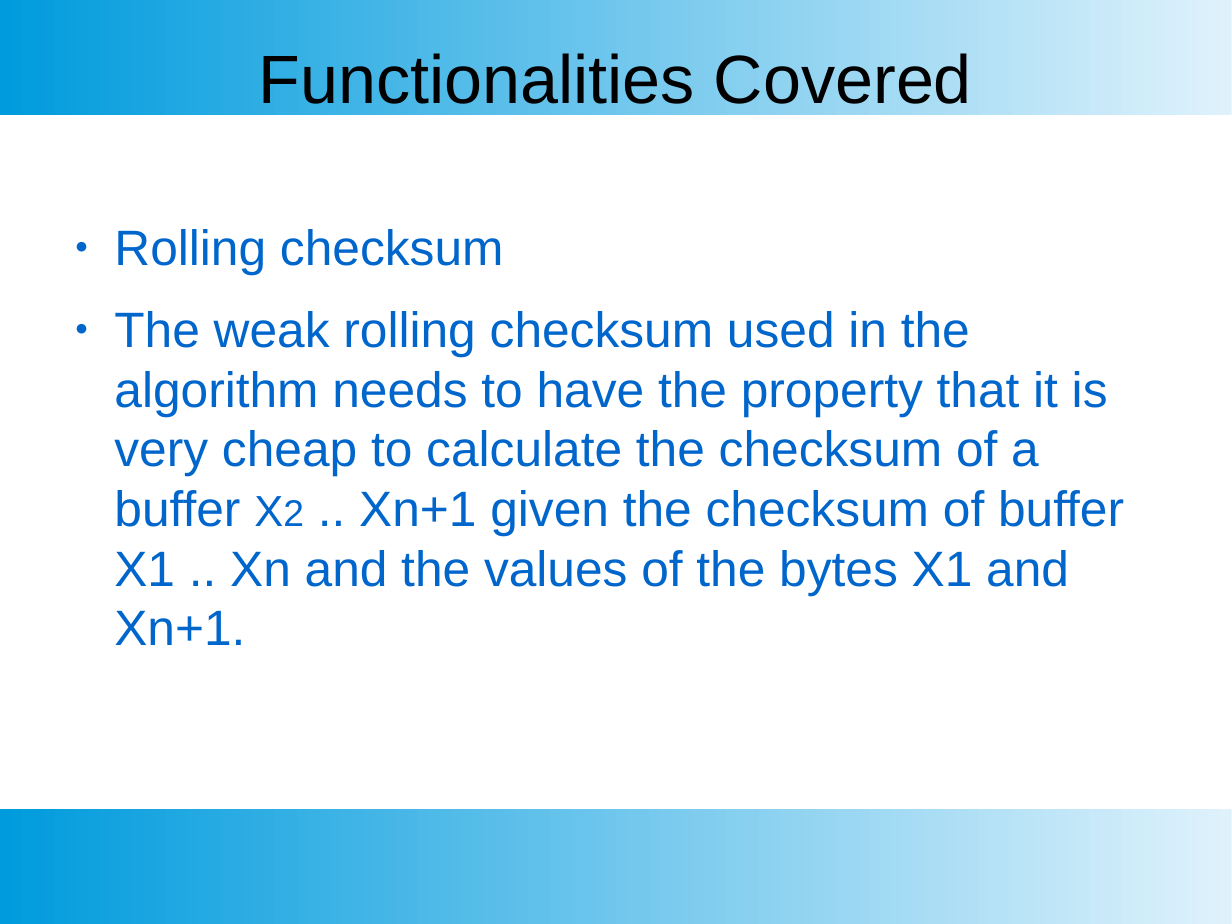
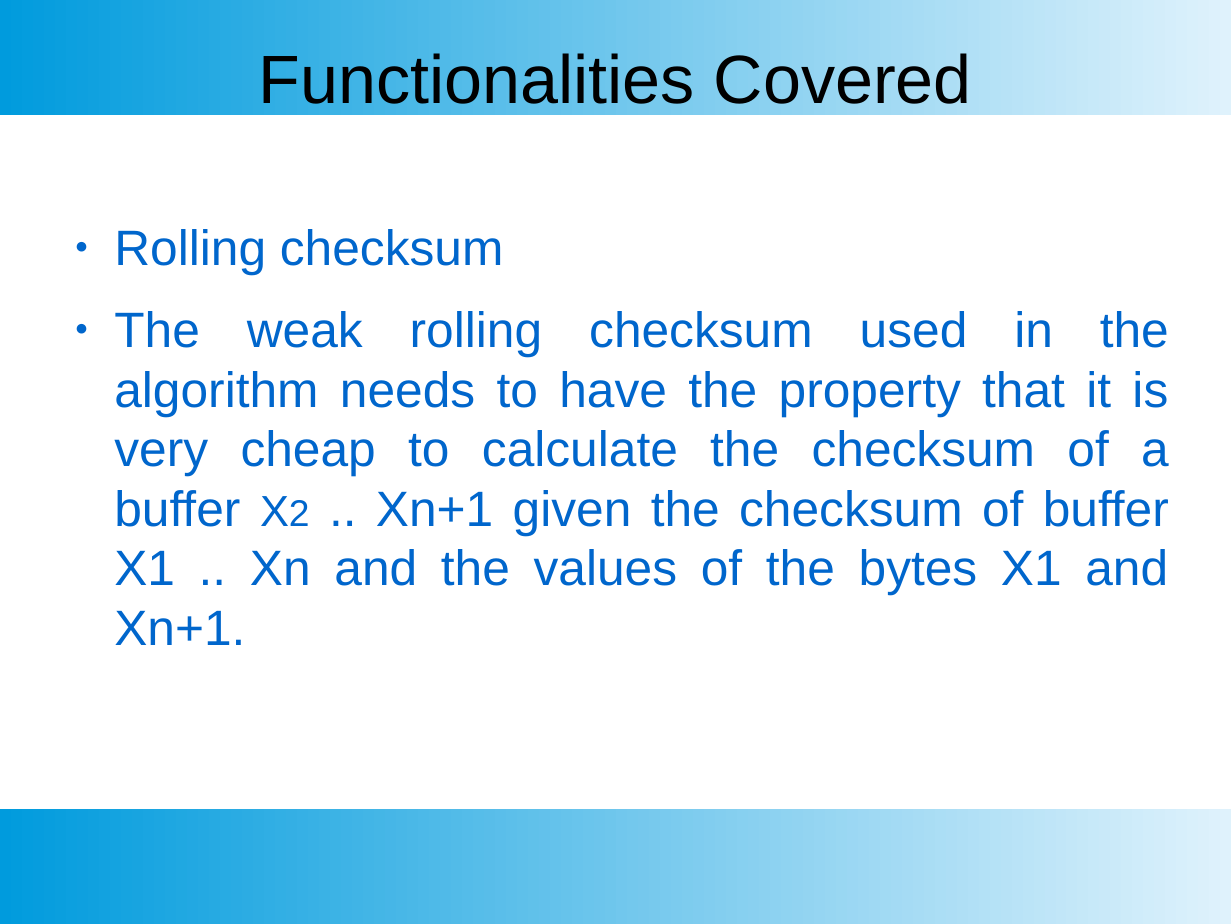
Before and after one commit to aishwarya202005/Snapshot-of-a-file-system, a slide deck: slide 6 of os project.pptx. Drawn at 1232x924 pixels with LibreOffice and Linux fonts; fonts in the diff are those of the drawing. Boxes give left, top, right and bottom in pixels: in the first picture for what was removed or moved away, otherwise in the second. Text is boxed around its words. In the diff, an @@ line names an element or a change of style, - is before the commit and + after.

```diff
--- a/os project.pptx
+++ b/os project.pptx
@@ text "Rolling checksum" at (114,229,1169,645): highlight #000000 to none; alignment left to justified @@
```
Also in this commit, not shown: 13 other slides changed.
